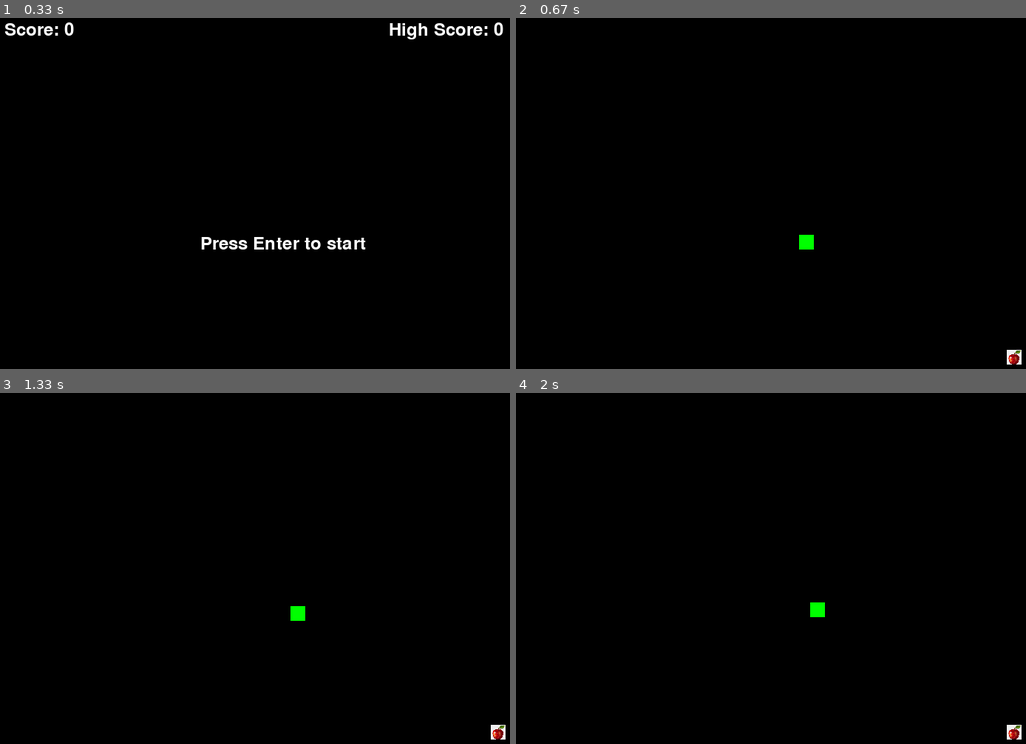
Above: before the commit, frames 1-4 (two rows, left to right).
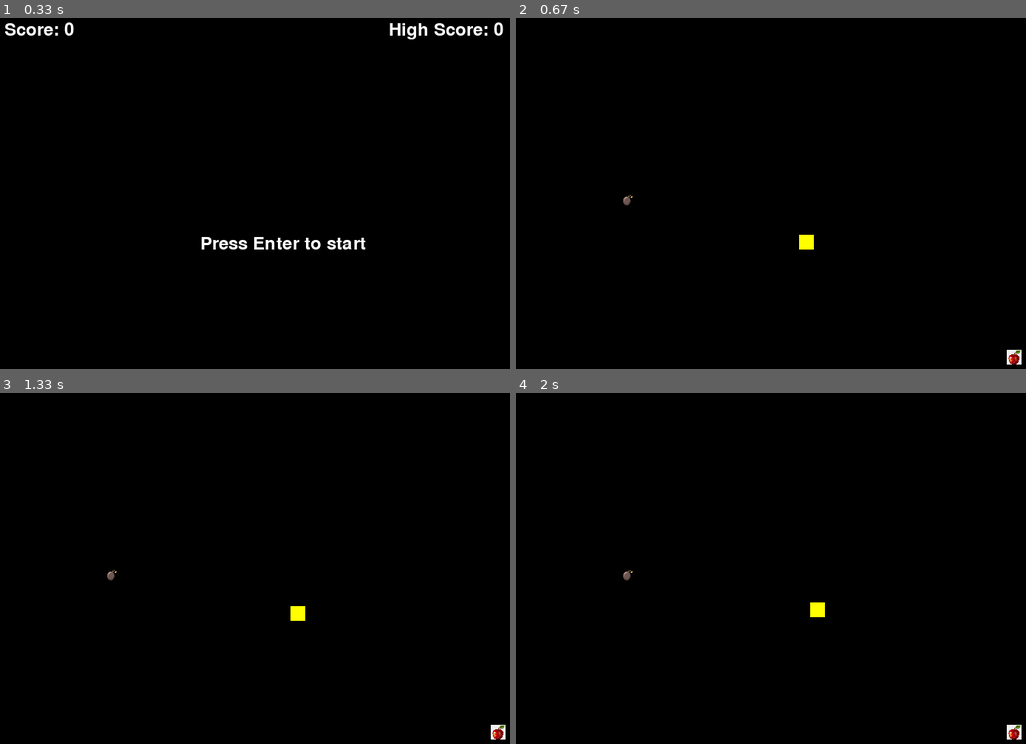
Above: after the commit, the same moments.

Repository: amirantabidze2021/Snake_PyGame
Game: pygame game, started from snake_game.py
The game is run twice, just before and just after one commit, with the same random seed, the same clock (stepped at 60 frames per second) and the same inputs.
Inputs:
- Up to frame 1 (0.33 s): no input
- Up to frame 2 (0.67 s): tap Enter at 0.33 s
- Up to frame 3 (1.33 s): hold Right 0.67-1.13 s; hold Up from 1.17 s (still down)
- Up to frame 4 (2 s): release Up at 1.47 s; hold Right 1.5-1.97 s

Frame 1 is identical in both runs. In frame 2, 0.2% of the frame differs, in the area x 21-59%, y 50-66%; in frame 3, 0.2%; in frame 4, 0.2%.

Commit message:
Fix_ snake_game.py

Diff:
--- a/snake_game.py
+++ b/snake_game.py
@@ -7,12 +7,16 @@
 # Snake properties
 window_width = 800
 window_height = 600
-snake_color = (0, 255, 0)  # Green color
+snake_color = (255, 255, 0)  # Green color
 snake_size = 20
-snake_speed = 5
+snake_speed =5
+bomb_size = 20   #bomb_size
 food_size = 20
 food_x = random.randint(0, window_width - food_size)
 food_y = random.randint(0, window_height - food_size)
+############################---bomb --####################################
+bomb_x = random.randint(0, window_width - bomb_size)   # bomb_x
+bomb_y= random.randint(0, window_height - bomb_size)    # bomb _y
 #############################################----2-----#####################################################
 # Draw the food
 food = pygame.Rect(food_x, food_y, food_size, food_size)
@@ -22,6 +26,17 @@
 
 food_image = pygame.image.load("apple.png")
 food_image = pygame.transform.scale(food_image, (food_size, food_size))
+#################### bomb Draw ########################
+bomb = pygame.Rect(bomb_x, bomb_y, bomb_size, bomb_size)
+game_window = pygame.display.set_mode((window_width, window_height))
+pygame.display.set_caption("Snake Game by Amiran")
+bomb_color = (255, 0, 0)  # Red color
+
+bomb_image = pygame.image.load("bomb.png")
+bomb_image = pygame.transform.scale(bomb_image, (bomb_size, bomb_size))
+
+
+###########################################
 clock = pygame.time.Clock()
 
 #############################################----3-----#####################################################
@@ -51,7 +66,7 @@
 #############################################----5-----#####################################################
 def main():
     global score
-
+    bomb_size = 20
     snake_x = window_width // 2
     snake_y = window_height // 2
     snake_dx = 0
@@ -59,9 +74,15 @@
     snake_size = 20
     snake_body =[ pygame.Rect(snake_x, snake_y, snake_size, snake_size)]
     snake = pygame.Rect(snake_x, snake_y, snake_size, snake_size)
+    ############## food ##############
     food_x = random.randint(0, window_width - food_size)
     food_y = random.randint(0, window_height - food_size)
     food = pygame.Rect(food_x, food_y, food_size, food_size)
+    #############   bomb ##############
+    bomb_x = random.randint(0,window_width - bomb_size)
+    bomb_y = random.randint(0,window_height - bomb_size )
+    bomb = pygame.Rect(bomb_x, bomb_y, bomb_size, bomb_size)
+    ######################################
     score = 0
     high_score =0
 
@@ -86,15 +107,17 @@
                 elif event.key == pygame.K_RIGHT:
                     snake_dx = 1
                     snake_dy = 0
-
+            snake_speed= 5
             snake_x += snake_dx * snake_speed
             snake_y += snake_dy * snake_speed
             snake_size= 20
+            bomb_size =20
             snake_head = pygame.Rect(snake_x, snake_y, snake_size, snake_size)
-
+            ###########  food colliderect  ################
             if snake_head.colliderect(food):
                     snake_size +=1
                     score += 1
+                    snake_speed += 1
                     high_score +=1
                     if score > high_score:
                         high_score = score
@@ -102,7 +125,27 @@
                     food_x = random.randint(0, window_width - food_size)
                     food_y = random.randint(0, window_height - food_size)
                     food = pygame.Rect(food_x, food_y, food_size, food_size)
-
+                    bomb_x = random.randint(0, window_width - bomb_size)
+                    bomb_y = random.randint(0, window_height - bomb_size)
+                    bomb = pygame.Rect(bomb_x, bomb_y, bomb_size, bomb_size)
+            ####################   bomb colliderect #####################
+            if snake_head.colliderect(bomb):
+
+                    bomb_size =20
+                    #bomb_size -=1
+                    score -= 1
+                    snake_size -=1
+                    snake_speed -= 1
+                    high_score -=1
+                    if score > high_score:
+                        high_score = score
+                    if score <= -1 :    #bomb-ზე შეხებისას რესტარტი
+                        game_menu()
+                    snake_body.append(snake_body[-1])  # Grow the snake
+                    bomb_x = random.randint(0, window_width - bomb_size)
+                    bomb_y = random.randint(0, window_height - bomb_size)
+                    bomb = pygame.Rect(bomb_x, bomb_y, bomb_size, bomb_size)
+            ######################################################################
 
         if len(snake_body) < 1 and snake.colliderect(snake_body[i] for i in range(1, len(snake_body))):
             game_over(score)
@@ -129,6 +172,7 @@
         draw_snake(snake_body)
 
         game_window.blit(food_image, (food_x, food_y))
+        game_window.blit(bomb_image , (bomb_x, bomb_y))
         pygame.display.update()
         clock.tick(10)
 #############################################----6-----#####################################################
@@ -159,7 +203,6 @@
 
             if event.type == pygame.KEYDOWN and event.key == pygame.K_RETURN:
                 return
-
 #############################################----8-----#####################################################
 game_menu()
 main()
